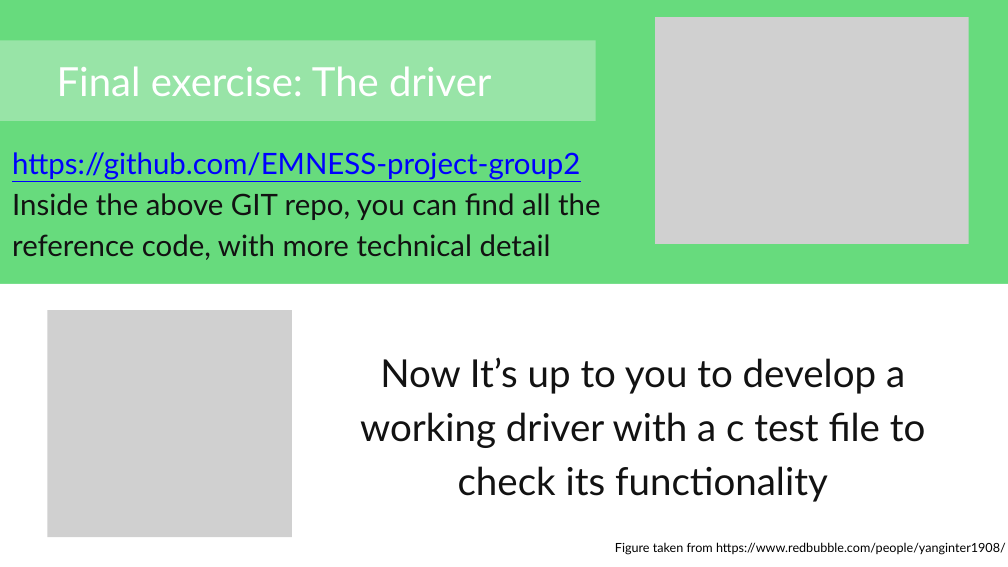
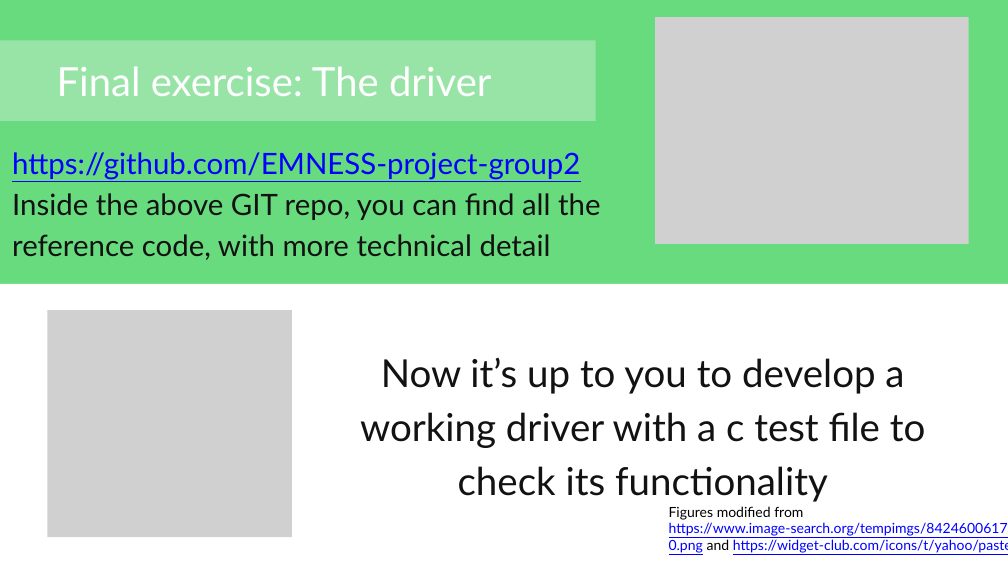
Before and after one commit to japanninja74/OS_aes-cryptocore-driver, a slide deck: slide 42 of docs/presentation.pptx. Drawn at 1008x567 pixels with LibreOffice and Linux fonts; fonts in the diff are those of the drawing; grey boxes stand for pictures. Boxes give left, top, right and bottom in pixels: in the first picture for what was removed or moved away, otherwise in the second. Text is boxed around its words. In the diff, an @@ line names an element or a change of style, - is before the commit and + after.

```diff
--- a/docs/presentation.pptx
+++ b/docs/presentation.pptx
@@ text at bbox=[360, 358, 926, 502]: text changed @@
-Now It’s up to you to develop a working driver with a c test file to check its functionality
+Now it’s up to you to develop a working driver with a c test file to check its functionality
@@ text at bbox=[669, 506, 1008, 553]: text changed; size 18 to 20 pt; text colour #000000 to #0000FF @@
-Figure taken from https://www.redbubble.com/people/yanginter1908/
+Figures modified from https://www.image-search.org/tempimgs/842460061717747700.png and https://widget-club.com/icons/t/yahoo/pastel_blue
```
Also in this commit, not shown: 20 other slides changed, 3 slides added, 2 slides removed, 1 other file.
